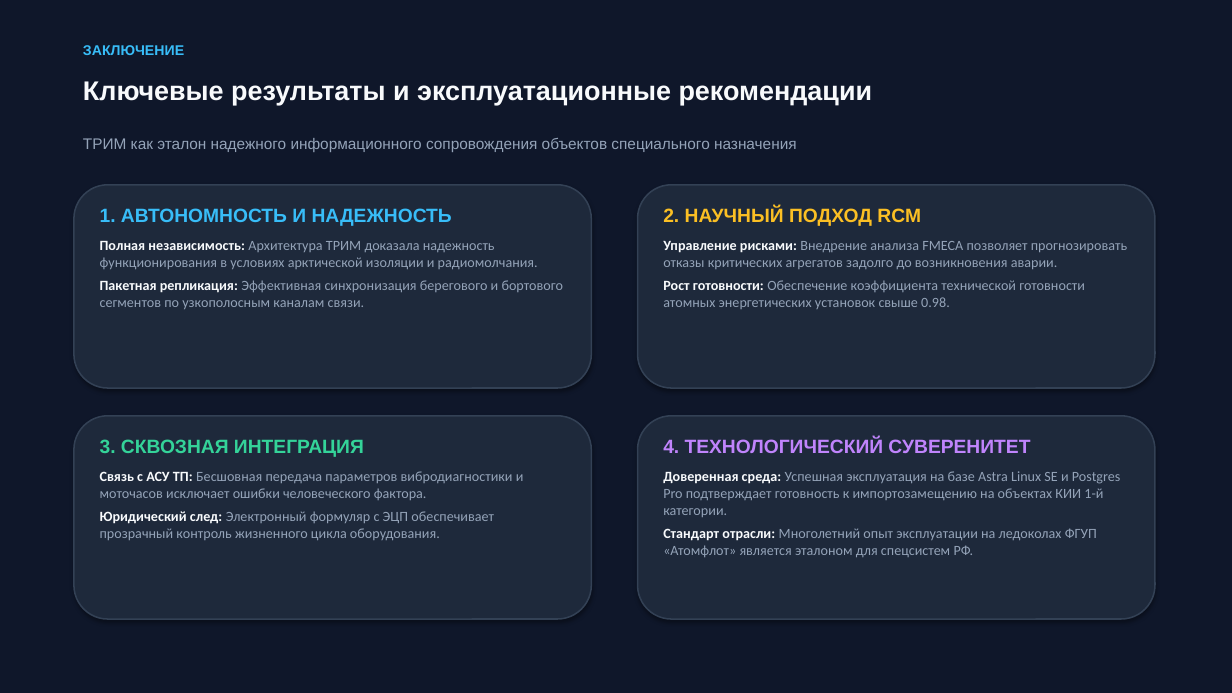
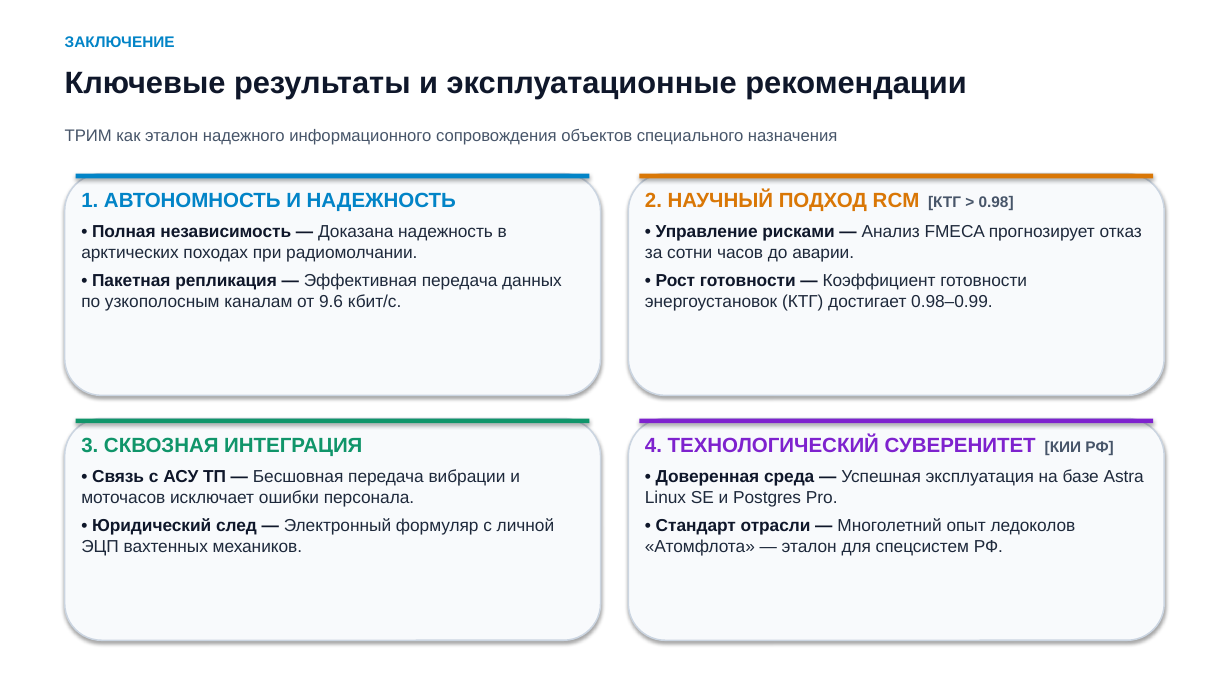
Before and after one commit to kargtx/stage5, a slide deck: slide 12 of ЭАССН/Доклад_EAM_ТРИМ_в_АССН/EAM_ТРИМ_в_АССН_Презентация.pptx. Drawn at 1232x693 pixels with LibreOffice and Linux fonts; fonts in the diff are those of the drawing. Boxes give left, top, right and bottom in pixels: in the first picture for what was removed or moved away, otherwise in the second. Text is boxed around its words. In the diff, an @@ line names an element or a change of style, - is before the commit and + after.

Commit message:
style(ЭАССН): увеличение шрифтов презентации ТРИМ под проектор, светлая тема и краткий доклад

```diff
--- a/ЭАССН/Доклад_EAM_ТРИМ_в_АССН/EAM_ТРИМ_в_АССН_Презентация.pptx
+++ b/ЭАССН/Доклад_EAM_ТРИМ_в_АССН/EAM_ТРИМ_в_АССН_Презентация.pptx
@@ background #0F172A to #FFFFFF @@
@@ text "ЗАКЛЮЧЕНИЕ": place and size @@
-text "ЗАКЛЮЧЕНИЕ" at (83, 45, 184, 55)
+text "ЗАКЛЮЧЕНИЕ" at (65, 36, 175, 47)
@@ text "ЗАКЛЮЧЕНИЕ" at (65, 36, 175, 47): size 11 to 12 pt, text colour #38BDF8 to #0284C7 @@
@@ text "Ключевые результаты и эксплуатационные рекомендации": place and size @@
-text "Ключевые результаты и эксплуатационные рекомендации" at (83, 81, 873, 105)
+text "Ключевые результаты и эксплуатационные рекомендации" at (65, 71, 966, 99)
@@ text "Ключевые результаты и эксплуатационные рекомендации" at (65, 71, 966, 99): size 21 to 24 pt, text colour #F8FAFC to #0F172A @@
@@ text "ТРИМ как эталон надежного информационного ...": place and size @@
-text "ТРИМ как эталон надежного информационного ..." at (83, 138, 797, 152)
+text "ТРИМ как эталон надежного информационного ..." at (65, 129, 837, 145)
@@ text "ТРИМ как эталон надежного информационного ..." at (65, 129, 837, 145): size 12 to 13 pt, text colour #94A3B8 to #475569 @@
@@ rounded rectangle: place and size @@
-rounded rectangle at (74, 185, 592, 388)
+rounded rectangle at (65, 174, 601, 396)
@@ rectangle added at (76, 174, 590, 178), fill #0284C7 @@
@@ fill #1E293B to #F8FAFC; outline #334155 1.2 pt to #CBD5E1 1.2 pt in 3 elements at (65, 174, 601, 396), (65, 419, 601, 640), (628, 174, 1165, 396) @@
@@ rounded rectangle: place and size @@
-rounded rectangle at (638, 185, 1155, 388)
+rounded rectangle at (628, 174, 1165, 396)
@@ rectangle added at (640, 174, 1153, 178), fill #D97706 @@
@@ text at (81, 192, 456, 211): size 15 to 16 pt, text colour #38BDF8 to #0284C7 in "1. АВТОНОМНОСТЬ И НАДЕЖНОСТЬ"; less space between paragraphs @@
@@ text "1. АВТОНОМНОСТЬ И НАДЕЖНОСТЬ": place and size @@
-text "1. АВТОНОМНОСТЬ И НАДЕЖНОСТЬ" at (100, 208, 564, 309)
+text "1. АВТОНОМНОСТЬ И НАДЕЖНОСТЬ" at (81, 192, 562, 311)
@@ text at (645, 191, 1142, 311): text changed; size 11 to 13.5 pt; font Calibri to Arial; text colour #94A3B8 to #1E293B @@
-2. НАУЧНЫЙ ПОДХОД RCM
-Управление рисками: Внедрение анализа FMECA позволяет прогнозировать отказы критических агрегатов задолго до возникновения аварии.
-Рост готовности: Обеспечение коэффициента технической готовности атомных энергетических установок свыше 0.98.
+2. НАУЧНЫЙ ПОДХОД RCM [КТГ > 0.98]
+• Управление рисками — Анализ FMECA прогнозирует отказ за сотни часов до аварии.
+• Рост готовности — Коэффициент готовности энергоустановок (КТГ) достигает 0.98–0.99.
@@ text at (81, 225, 562, 311): text changed; size 11 to 13.5 pt; font Calibri to Arial; text colour #94A3B8 to #1E293B @@
-Полная независимость: Архитектура ТРИМ доказала надежность функционирования в условиях арктической изоляции и радиомолчания.
-Пакетная репликация: Эффективная синхронизация берегового и бортового сегментов по узкополосным каналам связи.
+• Полная независимость — Доказана надежность в арктических походах при радиомолчании.
+• Пакетная репликация — Эффективная передача данных по узкополосным каналам от 9.6 кбит/с.
@@ rounded rectangle: place and size @@
-rounded rectangle at (638, 416, 1155, 619)
+rounded rectangle at (65, 419, 601, 640)
@@ rounded rectangle removed at (74, 416, 592, 619) @@
@@ rectangle added at (76, 419, 590, 423), fill #10956A @@
@@ rounded rectangle added at (628, 419, 1165, 640), fill #F8FAFC, outline #CBD5E1 1.2 pt @@
@@ rectangle added at (640, 419, 1153, 423), fill #7E22CE @@
@@ text at (81, 437, 362, 456): size 15 to 16 pt, text colour #34D399 to #10956A in "3. СКВОЗНАЯ ИНТЕГРАЦИЯ"; less space between paragraphs @@
@@ text "3. СКВОЗНАЯ ИНТЕГРАЦИЯ": place and size @@
-text "3. СКВОЗНАЯ ИНТЕГРАЦИЯ" at (100, 439, 524, 540)
+text "3. СКВОЗНАЯ ИНТЕГРАЦИЯ" at (81, 437, 554, 556)
@@ text at (645, 435, 1144, 556): text changed; size 11 to 13.5 pt; font Calibri to Arial; text colour #94A3B8 to #1E293B @@
-4. ТЕХНОЛОГИЧЕСКИЙ СУВЕРЕНИТЕТ
-Доверенная среда: Успешная эксплуатация на базе Astra Linux SE и Postgres Pro подтверждает готовность к импортозамещению на объектах КИИ 1-й категории.
-Стандарт отрасли: Многолетний опыт эксплуатации на ледоколах ФГУП «Атомфлот» является эталоном для спецсистем РФ.
+4. ТЕХНОЛОГИЧЕСКИЙ СУВЕРЕНИТЕТ [КИИ РФ]
+• Доверенная среда — Успешная эксплуатация на базе Astra Linux SE и Postgres Pro.
+• Стандарт отрасли — Многолетний опыт ледоколов «Атомфлота» — эталон для спецсистем РФ.
@@ text at (81, 469, 554, 556): text changed; size 11 to 13.5 pt; font Calibri to Arial; text colour #94A3B8 to #1E293B @@
-Связь с АСУ ТП: Бесшовная передача параметров вибродиагностики и моточасов исключает ошибки человеческого фактора.
-Юридический след: Электронный формуляр с ЭЦП обеспечивает прозрачный контроль жизненного цикла оборудования.
+• Связь с АСУ ТП — Бесшовная передача вибрации и моточасов исключает ошибки персонала.
+• Юридический след — Электронный формуляр с личной ЭЦП вахтенных механиков.
```
Also in this commit, not shown: 9 other slides changed, 2 slides added, 2 slides removed, 5 other files.
